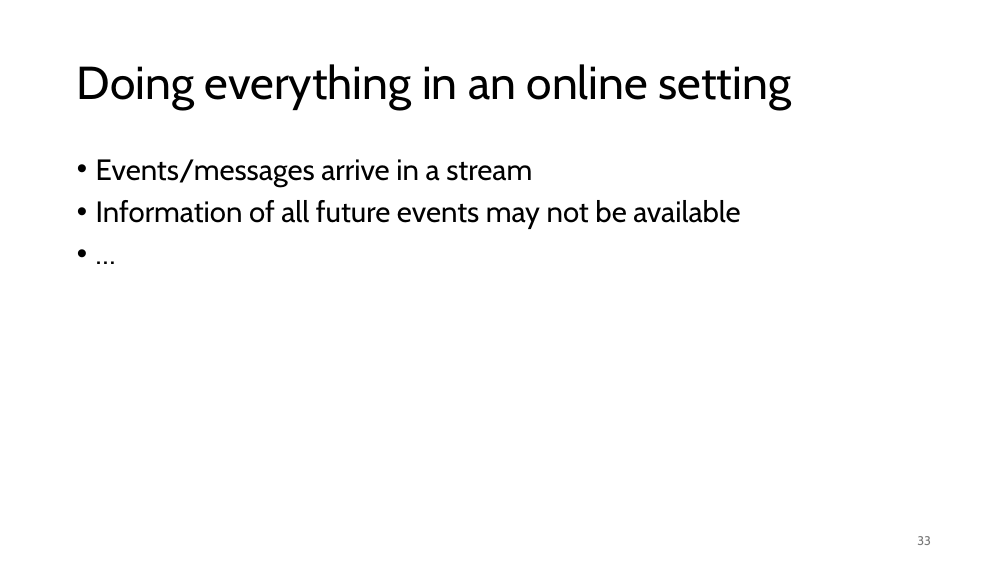
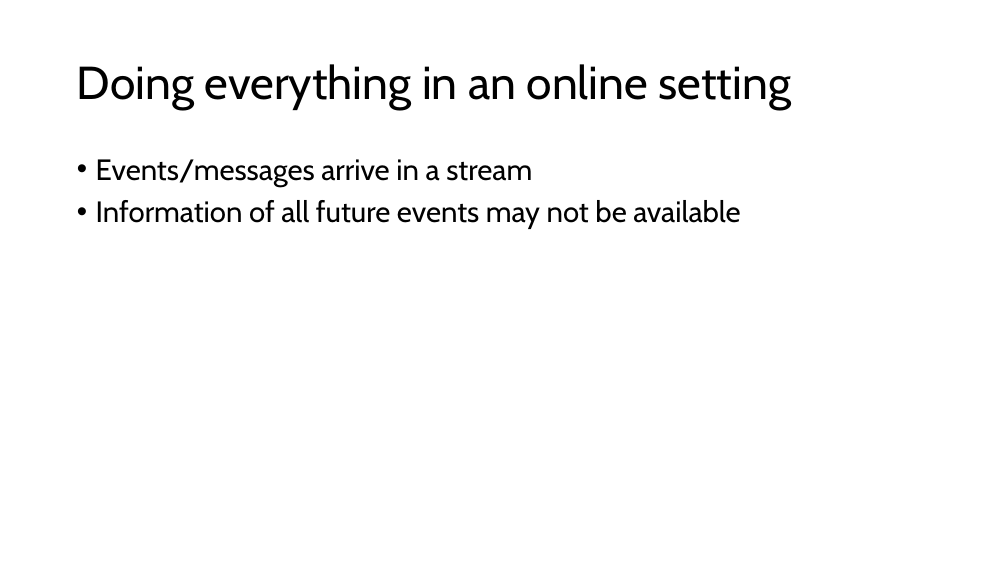
Before and after one commit to HaseebLUMS/Onyx-Presentation, a slide deck: slide 33 of mlsys_seminar_tommy.pptx. Drawn at 1008x567 pixels with LibreOffice and Linux fonts; fonts in the diff are those of the drawing. Boxes give left, top, right and bottom in pixels: in the first picture for what was removed or moved away, otherwise in the second. Text is boxed around its words. In the diff, an @@ line names an element or a change of style, - is before the commit and + after.

```diff
--- a/mlsys_seminar_tommy.pptx
+++ b/mlsys_seminar_tommy.pptx
@@ text at box(96, 159, 740, 229): paragraph removed @@
-• …
@@ page number removed at box(917, 536, 931, 545) @@
-33
```
Also in this commit, not shown: 2 other slides changed, 1 slide added.
